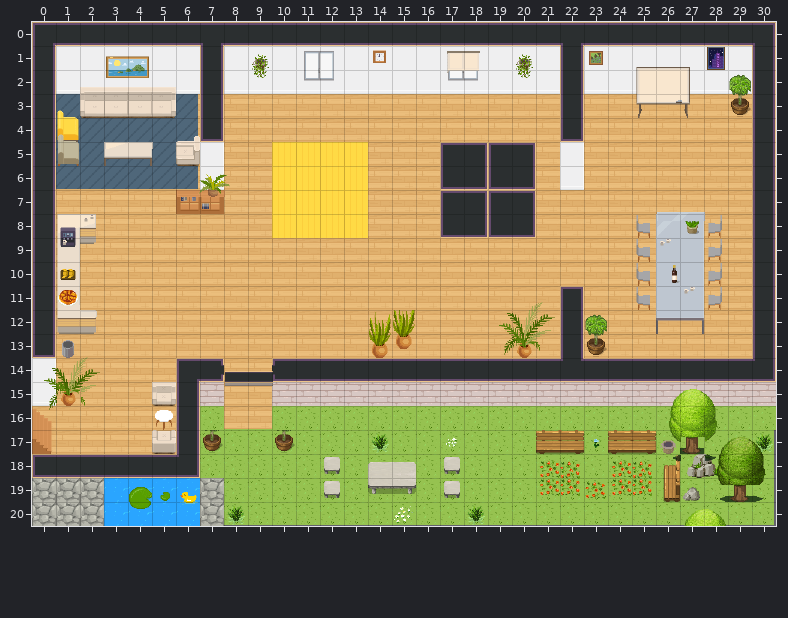
Two versions of a level (Tiled map (JSON), map.tmj). The first picture shows the starting point.
Cells are 32x32 px. Shown: x 0..30, y 0..20.
After the commit:
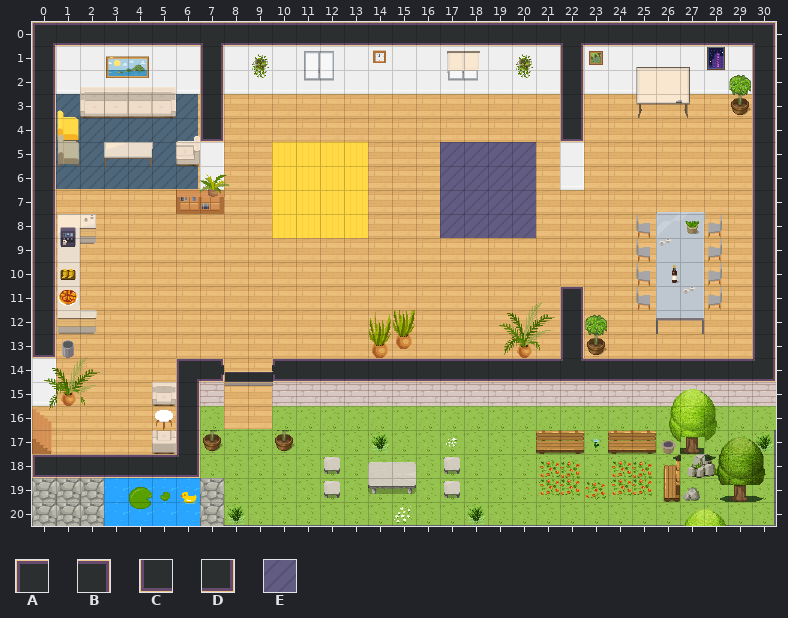
Key: from "WA_Room_Builder": A 25, B 26, C 50, D 51, E 385.
_ is an empty cell.
The author wrote: lila teppich
Changes in this commit:
{"where": "layer \"furniture/furniture3\""}
{"y":5,"x":17,"old":"ABAB","new":"EEEE"}
{"y":6,"x":17,"old":"CDCD","new":"EEEE"}
{"y":7,"x":17,"old":"ABAB","new":"EEEE"}
{"y":8,"x":17,"old":"CDCD","new":"EEEE"}
